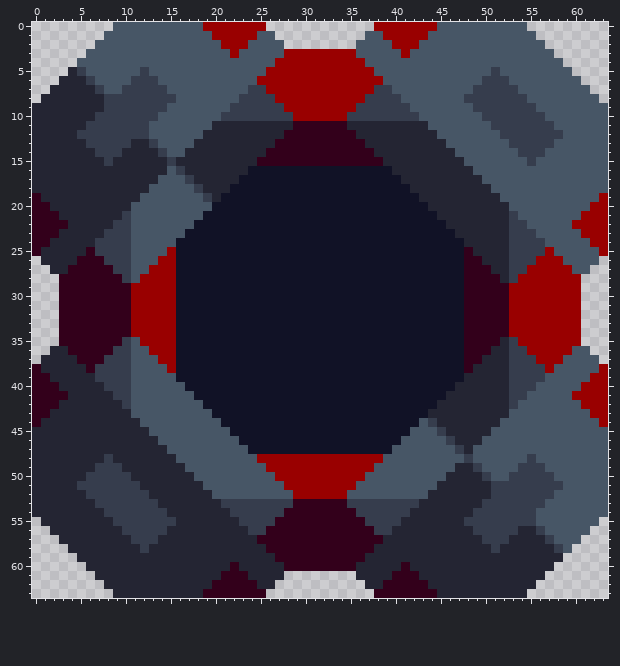
One commit to this pixel-art file: sprites/blocks/drills/BLOOD EXTRACTOR/biotic-zlo-production-blood-extractor.ase. Above, as it was before the edit.
64x64 pixels, 1 frame.
And afterwards:
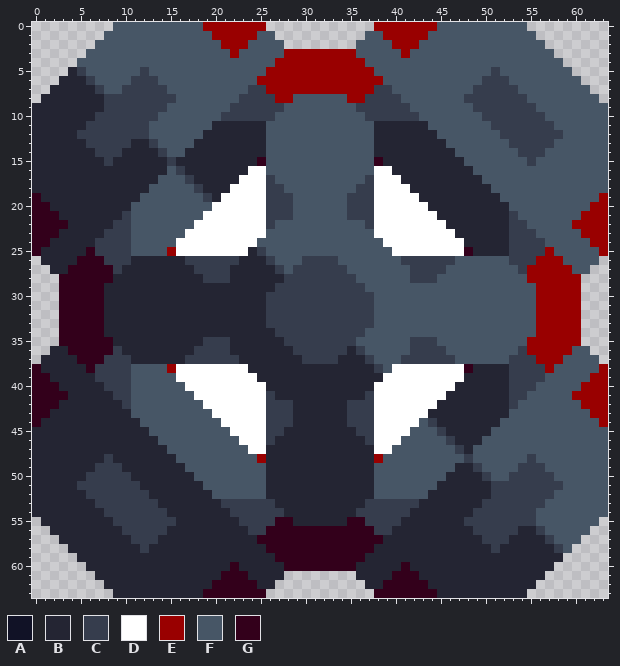
Palette (. is transparent): A #111226  B #242533  C #363d4d  D #ffffff  E #990000  F #475666  G #33001b
Change:
layer "Layer 3" added
layer "Layer 2" now shown
layer "Layer 1" now shown
Changed rows in their new state; - is an unchanged pixel.
Layers "Layer 1", "Layer 2", "Layer 3":
first column x 8:
 8 ---------------------FFFFFF---------------------
 9 --------------------FFFFFFFF--------------------
10 -------------------FFFFFFFFFF-------------------
11 ------------------FFFFFFFFFFFF------------------
12 ------------------FFFFFFFFFFFF------------------
13 ------------------FFFFFFFFFFFF------------------
14 ------------------FFFFFFFFFFFF------------------
15 ------------------FFFFFFFFFFFF------------------
16 ----------------DDFFFFFFFFFFFFDD----------------
17 ---------------DDDCFFFFFFFFFFCDDD---------------
18 --------------DDDDCCFFFFFFFFCCDDDD--------------
19 -------------DDDDDCCCFFFFFFCCCDDDDD-------------
20 ------------DDDDDDCCCFFFFFFCCCDDDDDD------------
21 -----------DDDDDDDCCCFFFFFFCCCDDDDDDD-----------
22 ----------DDDDDDDDCFFFFFFFFFFCDDDDDDDD----------
23 ---------DDDDDDDDDFFFFFFFFFFFFDDDDDDDDD---------
24 --------DDDDDDDDDFFFFFFFFFFFFFFDDDDDDDDD--------
25 --------DDDDDDDDBCFFFFFFFFFFFFFFDDDDDDDD--------
26 ---BBBBBBCCCCCCBBBCFFFCCCCFFFFFFFCCCCCCFFFFFF---
27 --BBBBBBBBCCCCBBBBBCFCCCCCCFFFFFFFCCCCFFFFFFFF--
28 -BBBBBBBBBBCCCBBBBBBCCCCCCCCFFFFFFCCCFFFFFFFFFF-
29 BBBBBBBBBBBBBBBBBBBCCCCCCCCCCFFFFFFFFFFFFFFFFFFF
30 BBBBBBBBBBBBBBBBBBCCCCCCCCCCCCFFFFFFFFFFFFFFFFFF
31 BBBBBBBBBBBBBBBBBBCCCCCCCCCCCCFFFFFFFFFFFFFFFFFF
32 BBBBBBBBBBBBBBBBBBCCCCCCCCCCCCFFFFFFFFFFFFFFFFFF
33 BBBBBBBBBBBBBBBBBBCCCCCCCCCCCCFFFFFFFFFFFFFFFFFF
34 BBBBBBBBBBBBBBBBBBBCCCCCCCCCCFFFFFFFFFFFFFFFFFFF
35 -BBBBBBBBBBCCCBBBBBBCCCCCCCCFFFFFFCCCFFFFFFFFFF-
36 --BBBBBBBBCCCCBBBBBBBCCCCCCBCFFFFFCCCCFFFFFFFF--
37 ---BBBBBBCCCCCCBBBBBBBCCCCBBBCFFFCCCCCCFFFFFF---
38 --------DDDDDDDDBBBBBBBBBBBBBBCFDDDDDDDD--------
39 --------DDDDDDDDDBBBBBBBBBBBBBBDDDDDDDDD--------
40 ---------DDDDDDDDDBBBBBBBBBBBBDDDDDDDDD---------
41 ----------DDDDDDDDCBBBBBBBBBBCDDDDDDDD----------
42 -----------DDDDDDDCCCBBBBBBCCCDDDDDDD-----------
43 ------------DDDDDDCCCBBBBBBCCCDDDDDD------------
44 -------------DDDDDCCCBBBBBBCCCDDDDD-------------
45 --------------DDDDCCBBBBBBBBCCDDDD--------------
46 ---------------DDDCBBBBBBBBBBCDDD---------------
47 ----------------DDBBBBBBBBBBBBDD----------------
48 ------------------BBBBBBBBBBBB------------------
49 ------------------BBBBBBBBBBBB------------------
50 ------------------BBBBBBBBBBBB------------------
51 ------------------BBBBBBBBBBBB------------------
52 ------------------BBBBBBBBBBBB------------------
53 -------------------BBBBBBBBBB-------------------
54 --------------------BBBBBBBB--------------------
55 ---------------------BBBBBB---------------------
Pixel boxes of the changes (left, top, right, bottom) in both pictures:
changed: (104, 94, 536, 526)
